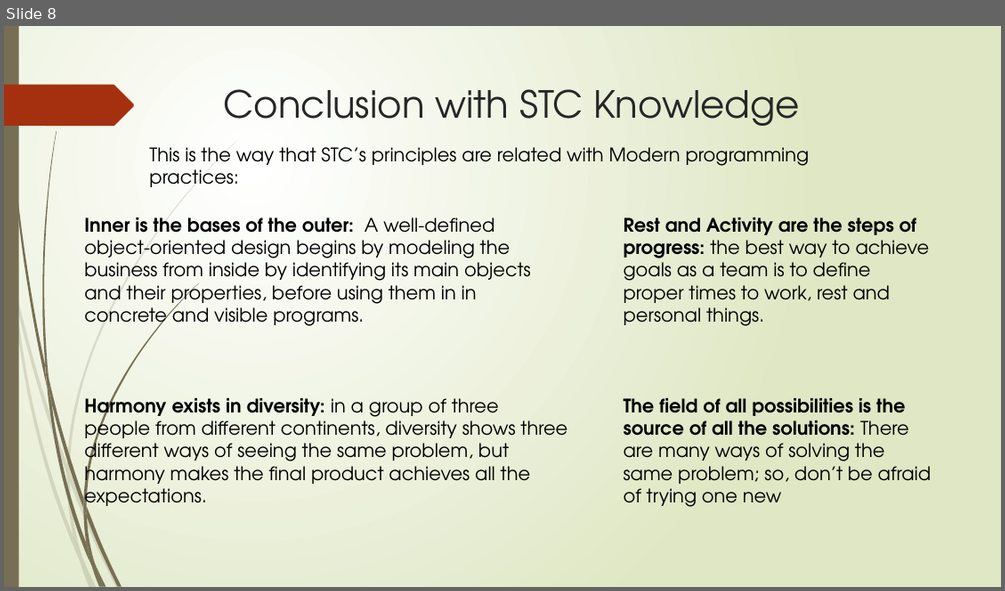
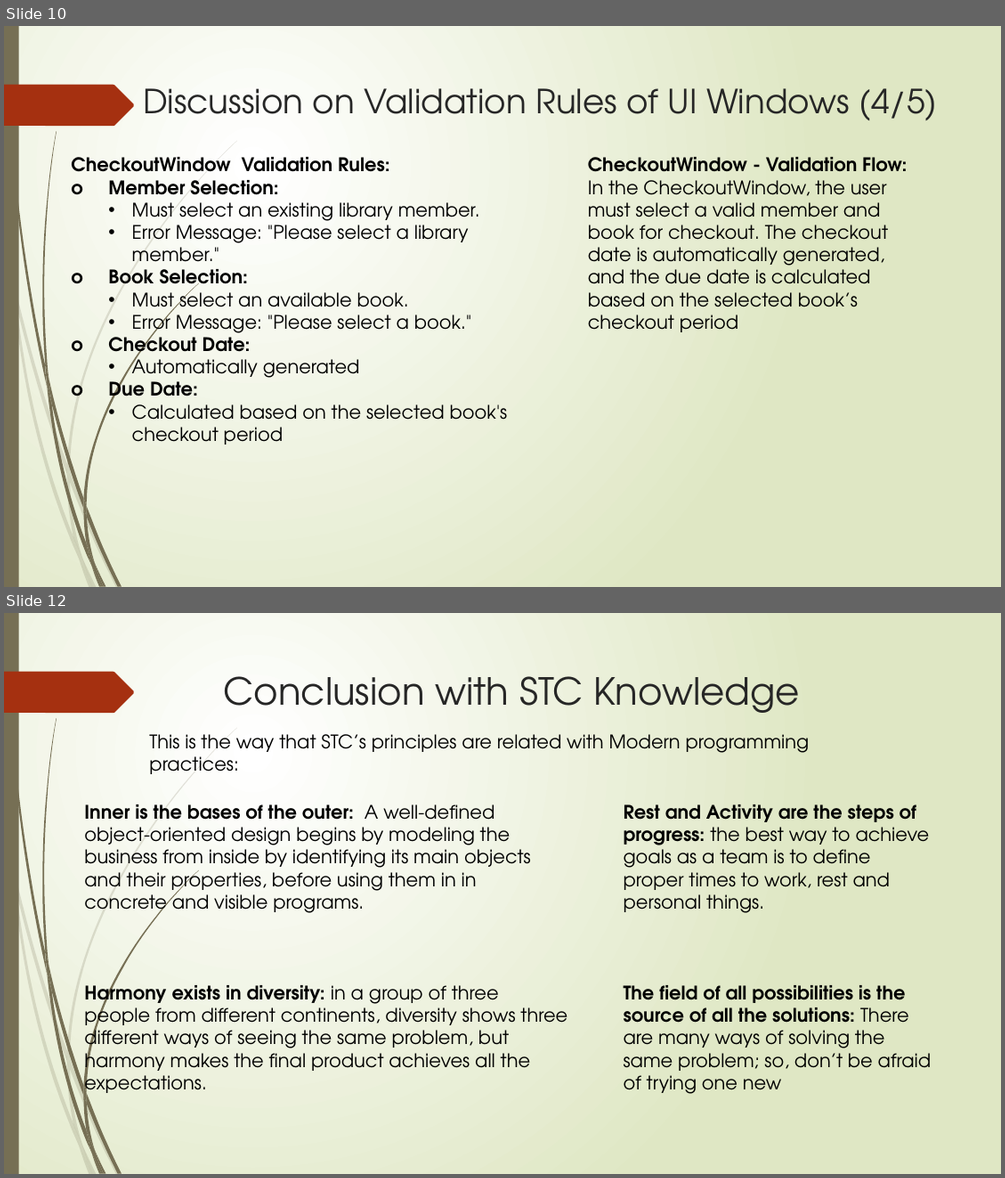
Before and after one commit to devmarwane/library-management, a slide deck: doc/Group 2 Library Management System.pptx. Shown one above the other, each under a label of ours: slide 8 before the commit, slides 10 and 12 after it; the slides between them are not shown. The pictures are 1005x591 and 1005x1178 pixels, drawn with LibreOffice and Linux fonts; fonts in the diff are those of the drawing. Boxes give left, top, right and bottom in pixels: in the first picture for what was removed or moved away, otherwise in the second. Text is boxed around its words. In the diff, an @@ line names an element or a change of style, - is before the commit and + after.

Commit message:
include validation rules

```diff
--- a/doc/Group 2 Library Management System.pptx
+++ b/doc/Group 2 Library Management System.pptx
@@ slide 10 added at (x1=4, y1=26, x2=1001, y2=587), background gradient #FFFFFF to #DFE8C4; not listed: 24 template elements that a slide beside it also shows @@
@@ title added at (x1=143, y1=88, x2=937, y2=120), 32 pt, text #262626 @@
+Discussion on Validation Rules of UI Windows (4/5)
@@ text added at (x1=71, y1=157, x2=508, y2=444), 18 pt, text #000000 @@
+CheckoutWindow Validation Rules:
+o Member Selection:
+  • Must select an existing library member.
+  • Error Message: "Please select a library member."
+o Book Selection:
+  • Must select an available book.
+  • Error Message: "Please select a book."
+o Checkout Date:
+  • Automatically generated
+o Due Date:
+  • Calculated based on the selected book's checkout period
@@ text added at (x1=588, y1=157, x2=906, y2=332), 18 pt, text #000000 @@
+CheckoutWindow - Validation Flow:
+In the CheckoutWindow, the user must select a valid member and book for checkout. The checkout date is automatically generated, and the due date is calculated based on the selected book’s checkout period
@@ what was slide 8 is now slide 12 @@
```
Also in this commit, not shown: 4 other slides added, 1 slide removed.
